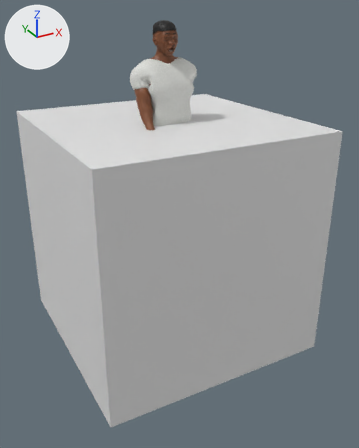
What one commit did to the Blender file characters/source/awd_male_prototype.blend.
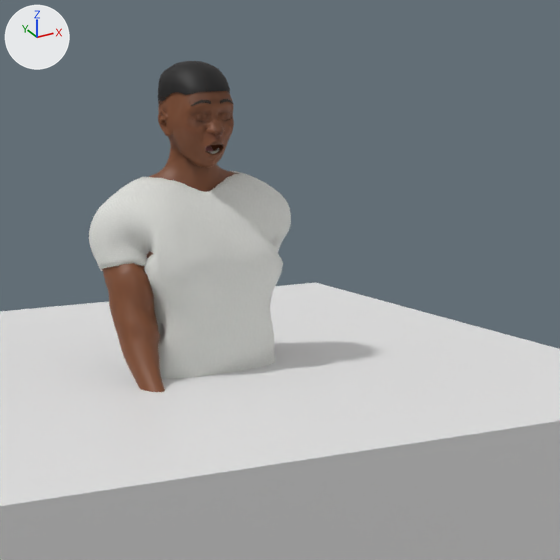
Old and new are each drawn whole from a camera (50 mm lens) standing at (-1.9, -3.69, 1.88) and looking at (0.04, -0.16, 0.11) and again close up on the part from 28% to 80% of the width and 0% to 42% of the height. The axes (+X, +Y, +Z) are drawn at upper left. The lights are the same throughout. The older version's two pictures come first. Both versions are drawn at frame 10 of the action 'walk'; the numbers are the values there.

Objects in the first close-up: 'AWD_Body_male', 'AWD_Brows', 'AWD_Hair_fade', 'AWD_Teeth', 'AWD_Tongue', 'AWD_Top_tee', 'Cube'.
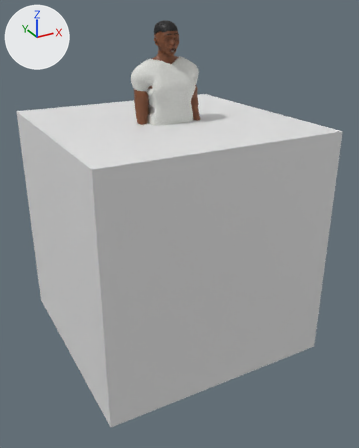
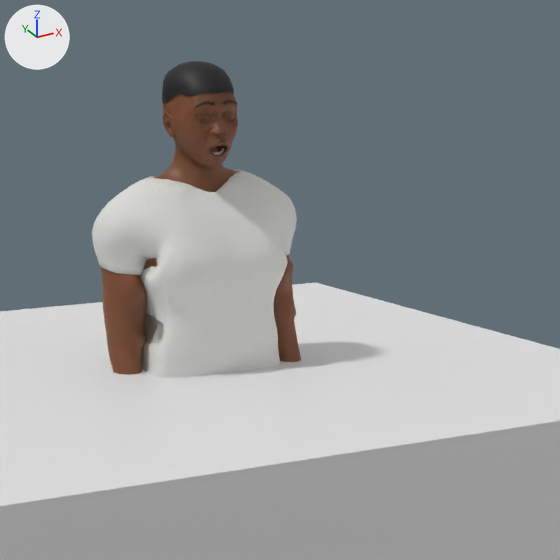
Location of each change, (x1, y1, x2, y2) in pixels of the close-ups (560 x 560 px):
'AWD_Top_tee', posed: before (89, 171, 291, 379); after (92, 170, 297, 377)
'AWD_Body_male', posed: before (102, 73, 237, 392); after (101, 90, 301, 375)
'AWD_Hair_fade', posed: before (158, 61, 230, 104); after (162, 61, 234, 106)
'AWD_Brows', posed (12% taller): before (191, 99, 233, 106); after (194, 100, 237, 108)
'AWD_Tongue', posed (mostly hidden): before (205, 146, 213, 151); after (209, 147, 218, 152)
'AWD_Teeth', posed (mostly hidden): before (208, 148, 219, 154); after (211, 148, 224, 155)
bone 'Hips', root to tip: before (197, 383) to (190, 349); after (201, 382) to (195, 349)
bone 'Spine', root to tip: before (190, 349) to (189, 301); after (195, 349) to (194, 301)
bone 'Spine2', root to tip: before (184, 249) to (190, 169); after (188, 248) to (195, 169)
bone 'Head', root to tip: before (194, 129) to (192, 61); after (199, 129) to (196, 61)
bone 'LeftArm', root to tip: before (255, 209) to (252, 285); after (259, 208) to (271, 299)
bone 'LeftForeArm', root to tip: before (252, 285) to (246, 383); after (271, 299) to (300, 395)
bone 'RightArm', root to tip: before (129, 218) to (126, 318); after (135, 219) to (116, 313)
bone 'RightForeArm', root to tip: before (126, 318) to (159, 408); after (116, 313) to (136, 418)
bone 'LeftUpLeg', root to tip: before (225, 379) to (281, 513); after (232, 378) to (266, 516)
bone 'RightUpLeg', root to tip: before (164, 389) to (130, 514); after (168, 388) to (186, 534)

The change, as a diff of the scene's bpy script:
```diff
--- a/characters/source/awd_male_prototype.blend.py
+++ b/characters/source/awd_male_prototype.blend.py
@@ bone_hips @@
 bone_hips = bpy.data.objects['AWD_Rig'].pose.bones['Hips']
-bone_hips.location = (-0.001, 0.003, 0.001)
-bone_hips.rotation_quaternion = (0.999, 0.0, 0.038, 0.019)  # degrees (0, 4, 2)
+bone_hips.location = (0.014, 0.004, 0.001)
+bone_hips.rotation_quaternion = (1.0, 0.0, -0.017, 0.016)  # degrees (0, -2, 2)
@@ bone_spine @@
 bone_spine = bpy.data.objects['AWD_Rig'].pose.bones['Spine']  # child of 'Hips'
-bone_spine.rotation_quaternion = (1.0, 0.0, -0.025, 0.0)  # degrees (0, -3, 0)
+bone_spine.rotation_quaternion = (1.0, 0.0, 0.004, 0.01)  # degrees (0, 1, 1)
@@ bone_spine2 @@
 bone_spine2 = bpy.data.objects['AWD_Rig'].pose.bones['Spine2']  # child of 'Spine1'
-bone_spine2.rotation_quaternion = (0.999, 0.026, -0.032, -0.01)  # degrees (3, -4, -1)
+bone_spine2.rotation_quaternion = (1.0, 0.017, 0.005, 0.002)  # degrees (2, 1, 0)
@@ bone_head @@
 bone_head = bpy.data.objects['AWD_Rig'].pose.bones['Head']  # child of 'Neck'
-bone_head.rotation_quaternion = (1.0, 0.017, 0.008, 0.0)  # degrees (2, 1, 0)
+bone_head.rotation_quaternion = (1.0, 0.017, -0.003, 0.008)  # degrees (2, 0, 1)
@@ bone_leftarm @@
 bone_leftarm = bpy.data.objects['AWD_Rig'].pose.bones['LeftArm']  # child of 'LeftShoulder'
-bone_leftarm.rotation_quaternion = (0.937, -0.234, 0.12, 0.23)  # degrees (-24, 19, 23)
+bone_leftarm.rotation_quaternion = (0.969, -0.242, 0.021, 0.036)  # degrees (-28, 3, 3)
@@ bone_leftforearm @@
 bone_leftforearm = bpy.data.objects['AWD_Rig'].pose.bones['LeftForeArm']  # child of 'LeftArm'
-bone_leftforearm.rotation_quaternion = (0.954, -0.229, 0.192, 0.029)  # degrees (-27, 22, -2)
+bone_leftforearm.rotation_quaternion = (0.979, -0.14, 0.144, 0.006)  # degrees (-17, 17, -2)
@@ bone_rightarm @@
 bone_rightarm = bpy.data.objects['AWD_Rig'].pose.bones['RightArm']  # child of 'RightShoulder'
-bone_rightarm.rotation_quaternion = (0.965, -0.243, 0.046, 0.087)  # degrees (-28, 8, 8)
+bone_rightarm.rotation_quaternion = (0.964, -0.237, -0.054, -0.108)  # degrees (-27, -9, -11)
@@ bone_rightforearm @@
 bone_rightforearm = bpy.data.objects['AWD_Rig'].pose.bones['RightForeArm']  # child of 'RightArm'
-bone_rightforearm.rotation_quaternion = (0.975, -0.159, -0.154, -0.011)  # degrees (-19, -18, 2)
+bone_rightforearm.rotation_quaternion = (0.972, -0.171, -0.161, -0.014)  # degrees (-20, -18, 2)
@@ bone_leftupleg @@
 bone_leftupleg = bpy.data.objects['AWD_Rig'].pose.bones['LeftUpLeg']  # child of 'Hips'
-bone_leftupleg.rotation_quaternion = (0.975, -0.154, -0.028, -0.159)  # degrees (-17, -6, -18)
+bone_leftupleg.rotation_quaternion = (0.998, -0.041, -0.007, -0.042)  # degrees (-5, -1, -5)
@@ bone_leftleg @@
 bone_leftleg = bpy.data.objects['AWD_Rig'].pose.bones['LeftLeg']  # child of 'LeftUpLeg'
-bone_leftleg.rotation_quaternion = (0.952, -0.062, 0.037, 0.295)  # degrees (-6, 6, 34)
+bone_leftleg.rotation_quaternion = (0.998, -0.013, 0.008, 0.064)  # degrees (-1, 1, 7)
@@ bone_rightupleg @@
 bone_rightupleg = bpy.data.objects['AWD_Rig'].pose.bones['RightUpLeg']  # child of 'Hips'
-bone_rightupleg.rotation_quaternion = (0.98, -0.18, -0.025, -0.082)  # degrees (-21, -5, -9)
+bone_rightupleg.rotation_quaternion = (0.983, 0.166, 0.023, 0.075)  # degrees (19, 1, 9)
@@ bone_rightleg @@
 bone_rightleg = bpy.data.objects['AWD_Rig'].pose.bones['RightLeg']  # child of 'RightUpLeg'
-bone_rightleg.rotation_quaternion = (0.993, 0.063, -0.014, -0.093)  # degrees (7, -1, -11)
+bone_rightleg.rotation_quaternion = (0.924, 0.213, -0.047, -0.313)  # degrees (25, 3, -37)
```
